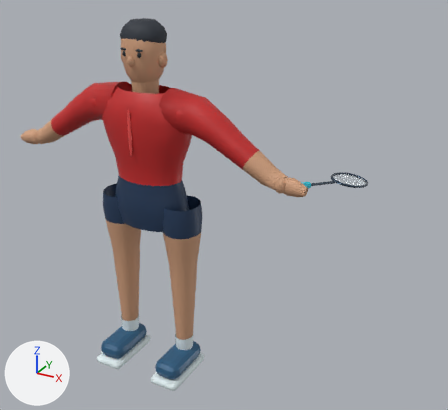
The glTF model public/models/BadmintonPlayerRed.glb: old version first, new version second.
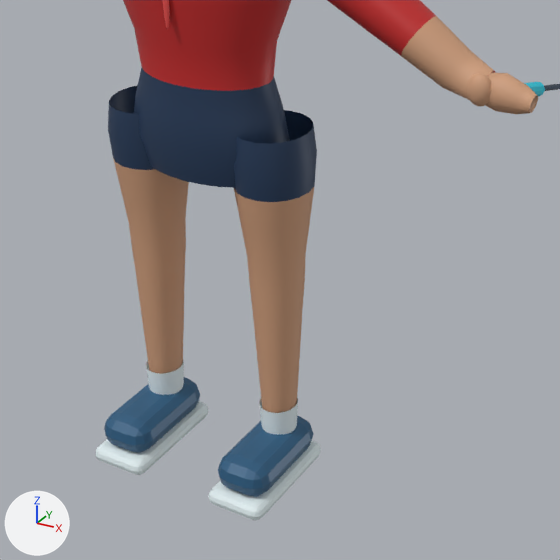
The first picture shows the older version from a camera (50 mm lens) standing at (1.61, -2.21, 2.05) and looking at (0.27, 0.23, 0.83). The close-ups show the older and then the newer version on the part from 11% to 71% of the width and 35% to 100% of the height of that picture. Only the edits that show in the close-ups are written down. Every picture has the same lights, and +X, +Y and +Z are marked at lower left.

The first close-up shows 'LeftLegSurface', 'LeftOutsole', 'LeftShoeUpper', 'LeftSock', 'PlayerTorso', 'RightArmSurface', 'RightLegSurface', 'RightOutsole', 'RightPalm', 'RightShoeUpper', 'RightSock', 'RightThumb' and 3 more.
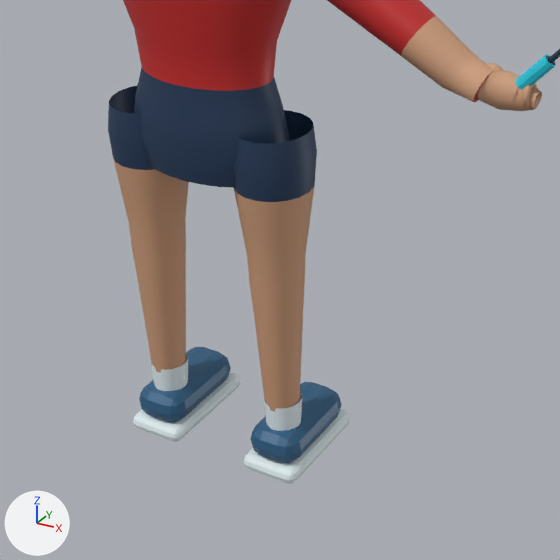
ob_badmintonracket is not drawn itself; it is the parent of ob_racketframe, ob_racketgrip, ob_rackethandle, ob_racketshaft, ob_racketstrings.

Boxes (x1, y1, x2, y2) around the edits, measured in the close-ups (560 x 560 px):
'RightLegSurface', turned, rescaled
    before: (234, 110, 317, 413)
    after: (234, 110, 317, 412)
'LeftLegSurface', turned, rescaled
    before: (108, 85, 189, 374)
    after: (108, 85, 189, 373)
'RightShoeUpper', turned, rescaled
    before: (218, 416, 313, 497)
    after: (250, 382, 342, 463)
'LeftShoeUpper', turned, rescaled
    before: (104, 377, 200, 453)
    after: (139, 347, 231, 422)
'RightOutsole', turned, rescaled
    before: (208, 441, 321, 520)
    after: (244, 409, 350, 484)
'LeftOutsole', turned, rescaled
    before: (96, 401, 209, 475)
    after: (133, 372, 241, 442)
'RightPalm', turned, rescaled
    before: (486, 72, 538, 114)
    after: (478, 71, 542, 111)
'RightSock', turned, rescaled
    before: (259, 398, 298, 435)
    after: (264, 391, 302, 431)
'LeftSock', turned, rescaled
    before: (146, 360, 184, 395)
    after: (151, 353, 188, 391)
'RacketGrip', turned
    before: (524, 82, 545, 96)
    after: (515, 54, 556, 89)
'RightThumb', turned, rescaled (mostly hidden afterwards)
    before: (467, 73, 491, 106)
    after: (488, 63, 503, 71)
'RightGripFingers', added
    after: (512, 83, 537, 108)
'RacketShaft', turned
    before: (544, 84, 560, 91)
    after: (548, 49, 560, 63)
'RacketHandle', turned (not visible before)
    after: (546, 55, 555, 65)

The edits, one by one:
Mesh me_rightgripfingersmesh is new.
It has 384 vertices, 768 faces and spans x 0.6889..0.7701, y -0.032..0.024, z 1.072..1.128.
It uses material mat_skin___warm_tan (brown #ce9e7c).
Object 'LeftLegSurface' (ob_leftlegsurface) turns from (0, 0, 0) to (0, 180, 0) degrees about x, y and z.
Object 'LeftLegSurface' (ob_leftlegsurface) is rescaled from (1.0, 1.0, 1.0) to (-1.0, -1.0, -1.0).
Object 'LeftOutsole' (ob_leftoutsole) turns from (0, 0, 0) to (0, 180, 0) degrees about x, y and z.
Object 'LeftOutsole' (ob_leftoutsole) is rescaled from (1.0, 1.0, 1.0) to (-1.0, -1.0, -1.0).
Object 'LeftShoeUpper' (ob_leftshoeupper) turns from (0, 0, 0) to (0, 180, 0) degrees about x, y and z.
Object 'LeftShoeUpper' (ob_leftshoeupper) is rescaled from (1.0, 1.0, 1.0) to (-1.0, -1.0, -1.0).
Object 'LeftSock' (ob_leftsock) turns from (0, 0, 0) to (0, 180, 0) degrees about x, y and z.
Object 'LeftSock' (ob_leftsock) is rescaled from (1.0, 1.0, 1.0) to (-1.0, -1.0, -1.0).
Object 'RightLegSurface' (ob_rightlegsurface) turns from (0, 0, 0) to (0, 180, 0) degrees about x, y and z.
Object 'RightLegSurface' (ob_rightlegsurface) is rescaled from (1.0, 1.0, 1.0) to (-1.0, -1.0, -1.0).
Object 'RightOutsole' (ob_rightoutsole) turns from (0, 0, 0) to (0, 180, 0) degrees about x, y and z.
Object 'RightOutsole' (ob_rightoutsole) is rescaled from (1.0, 1.0, 1.0) to (-1.0, -1.0, -1.0).
Object 'RightPalm' (ob_rightpalm) turns from (0, 0, 0) to (0, 180, 0) degrees about x, y and z.
Object 'RightPalm' (ob_rightpalm) is rescaled from (1.0, 1.0, 1.0) to (-1.0, -1.0, -1.0).
Object 'RightShoeUpper' (ob_rightshoeupper) turns from (0, 0, 0) to (0, 180, 0) degrees about x, y and z.
Object 'RightShoeUpper' (ob_rightshoeupper) is rescaled from (1.0, 1.0, 1.0) to (-1.0, -1.0, -1.0).
Object 'RightSock' (ob_rightsock) turns from (0, 0, 0) to (0, 180, 0) degrees about x, y and z.
Object 'RightSock' (ob_rightsock) is rescaled from (1.0, 1.0, 1.0) to (-1.0, -1.0, -1.0).
Object 'RightThumb' (ob_rightthumb) turns from (0, 0, 0) to (0, 180, 0) degrees about x, y and z.
Object 'RightThumb' (ob_rightthumb) is rescaled from (1.0, 1.0, 1.0) to (-1.0, -1.0, -1.0).
Object 'BadmintonRacket' (ob_badmintonracket) turns from (-75, -167, -12) to (25, 36, 45) degrees about x, y and z.
Object 'RightGripFingers' (ob_rightgripfingers) is new; it shows me_rightgripfingersmesh.
Its location is (0.0, 0.0, 0.0).
Its rotation in degrees is (0, 180, 0).
Its scale is (-1.0, -1.0, -1.0).
